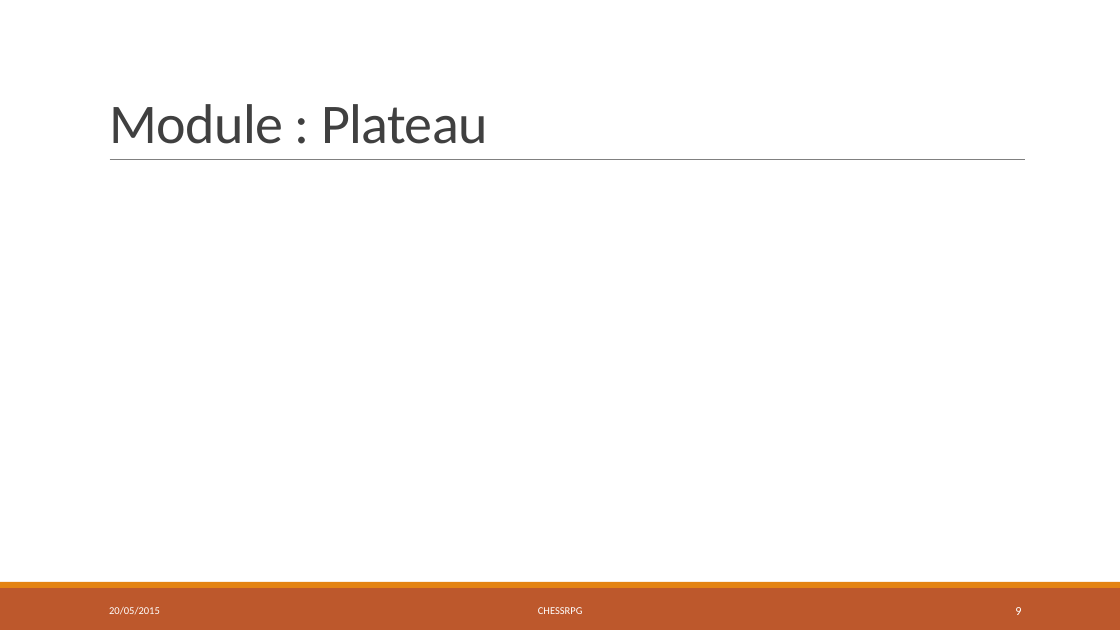
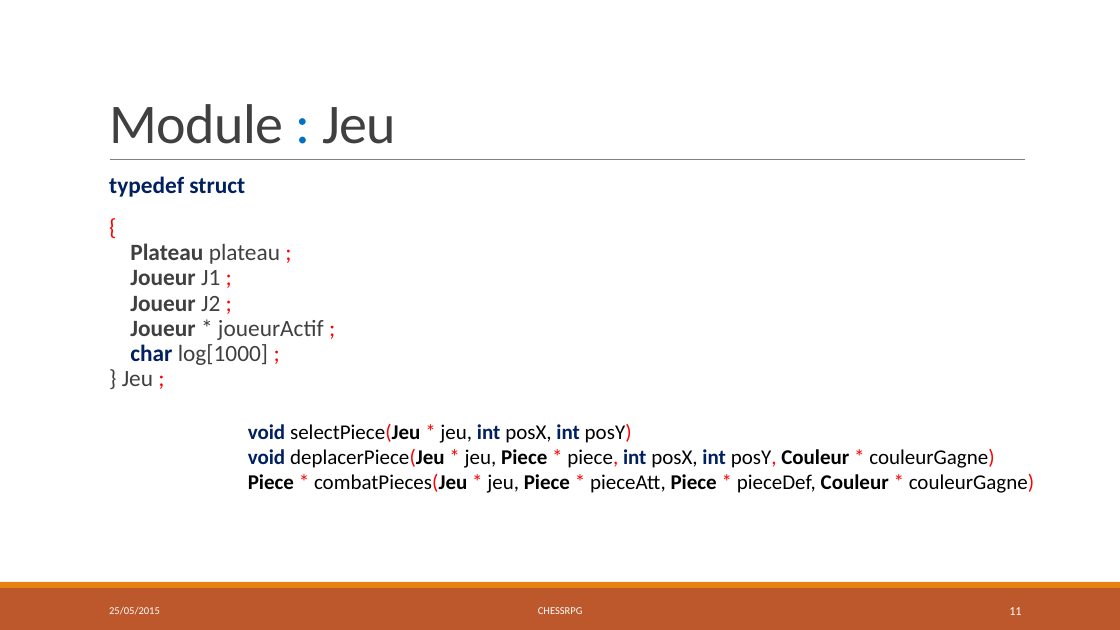
Before and after one commit to chessRPG/master, a slide deck: slide 11 of ChessRPG-présentation.pptx (slide 9 before the commit). Drawn at 1120x630 pixels with LibreOffice and Linux fonts; fonts in the diff are those of the drawing. Boxes give left, top, right and bottom in pixels: in the first picture for what was removed or moved away, otherwise in the second. Text is boxed around its words. In the diff, an @@ line names an element or a change of style, - is before the commit and + after.

```diff
--- a/ChessRPG-présentation.pptx
+++ b/ChessRPG-présentation.pptx
@@ title at <box>109,104,396,144</box>: text changed @@
-Module : Plateau
+Module : Jeu
@@ text added at <box>109,176,324,386</box>, 20 pt, text #404040 @@
+  typedef struct
+  {
+  Plateau plateau ;
+  Joueur J1 ;
+  Joueur J2 ;
+  Joueur * joueurActif ;
+  char log[1000] ;
+  } Jeu ;
@@ text added at <box>248,424,1034,493</box>, 18 pt, text #000000 @@
+void selectPiece(Jeu * jeu, int posX, int posY)
+void deplacerPiece(Jeu * jeu, Piece * piece, int posX, int posY, Couleur * couleurGagne)
+Piece * combatPieces(Jeu * jeu, Piece * pieceAtt, Piece * pieceDef, Couleur * couleurGagne)
@@ page number at <box>1009,607,1021,615</box>: text changed @@
-9
+11
```
Also in this commit, not shown: 12 other slides changed, 2 slides added, 1 slide removed, 1 other file.
